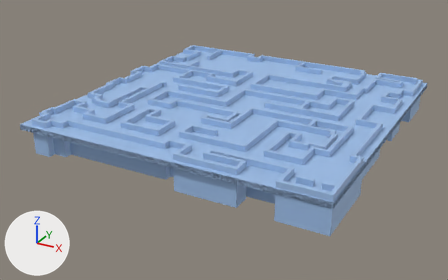
Before and after pictures for a commit that changed the FBX model Assets/Models/Map/FBX Map/Map.fbx.
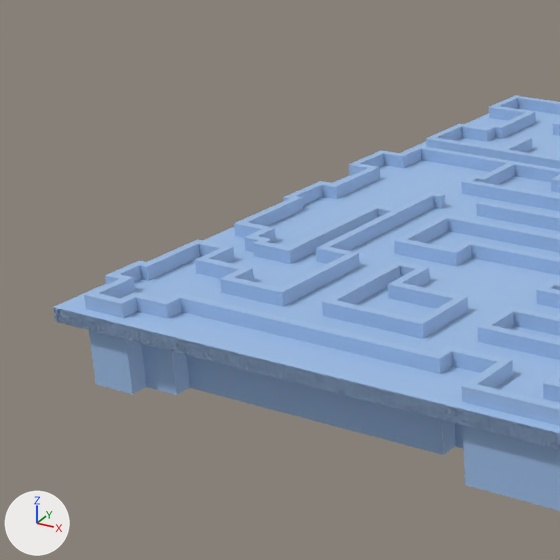
Each version is shown whole from a 50 mm lens placed at (65.8, -128.7, 59.9), pointed at (-5.7, 1.4, -5.2), then close up on the part from 0% to 47% of the width and 3% to 78% of the height. Every picture has the same lights, and +X, +Y and +Z are marked at lower left.

In view in the first close-up: 'Ceiling', 'Walls'.
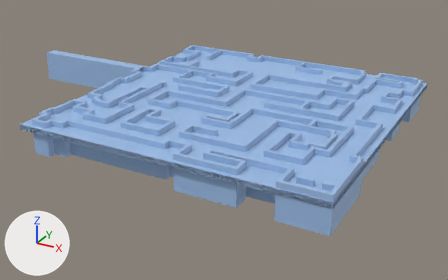
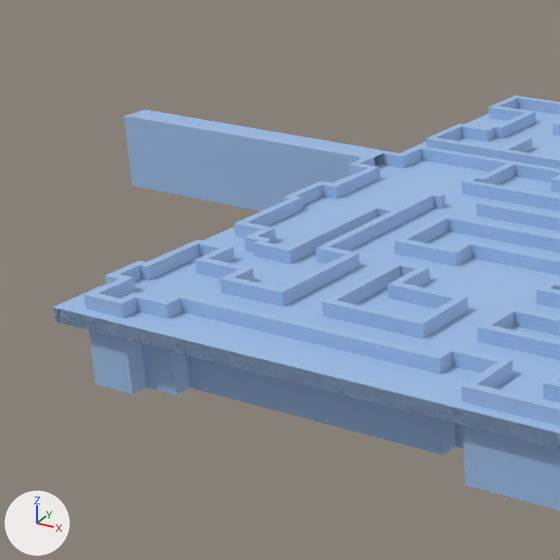
Where the newer file only moved an object's origin or applied its transform, the numbers keep the older frame.

Changed parts and their boxes (x1, y1, x2, y2) in the close-ups (560 x 560 px):
part 1 of me_plane_001, added (blue)
    after: (124, 115, 367, 211)
part 2 of me_plane_001, built on
    before: (369, 152, 384, 167)
    after: (84, 98, 560, 511)

The edits, one by one:
me_plane_001 is used by ob_walls; location (0.0, 0.0, 1.6).
me_plane_001 had 4969 vertices, 3730 faces and spanned x -36.9..36.9, y -36.9..36.0, z -1.8..6.5.
me_plane_001 now has 7177 vertices, 5914 faces and spans x -70.4..36.9, y -36.9..36.0, z -1.9..6.5.
me_plane_001 part 1: a new loose piece of 164 vertices spanning x -70.4..-36.9, y 6.7..7.5, z -1.8..6.5, in mat_walls (blue #9dbee7).
me_plane_001 part 2: 4 vertices removed from x -36.9..-36.0, y 8.4, z -1.8..6.5; 2048 vertices added at x -70.4..36.9, y -36.9..36.0, z -1.9..6.5.
